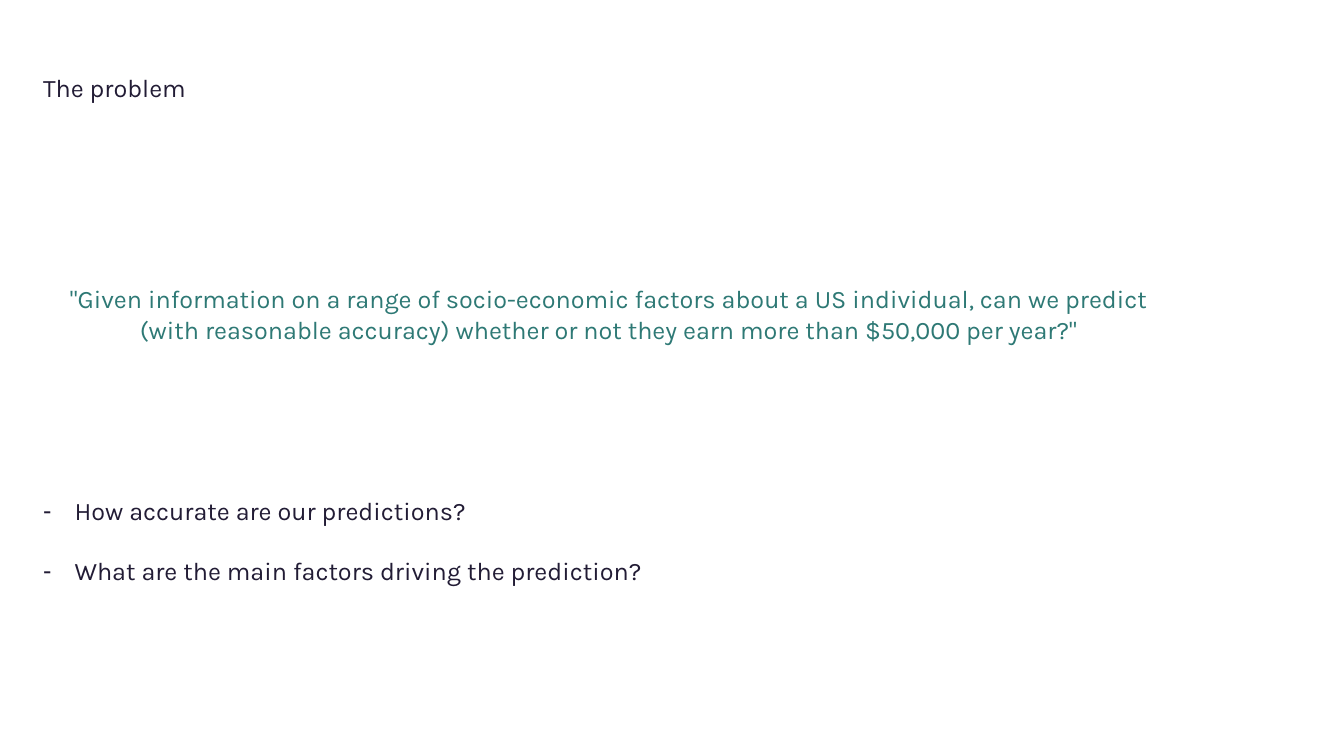
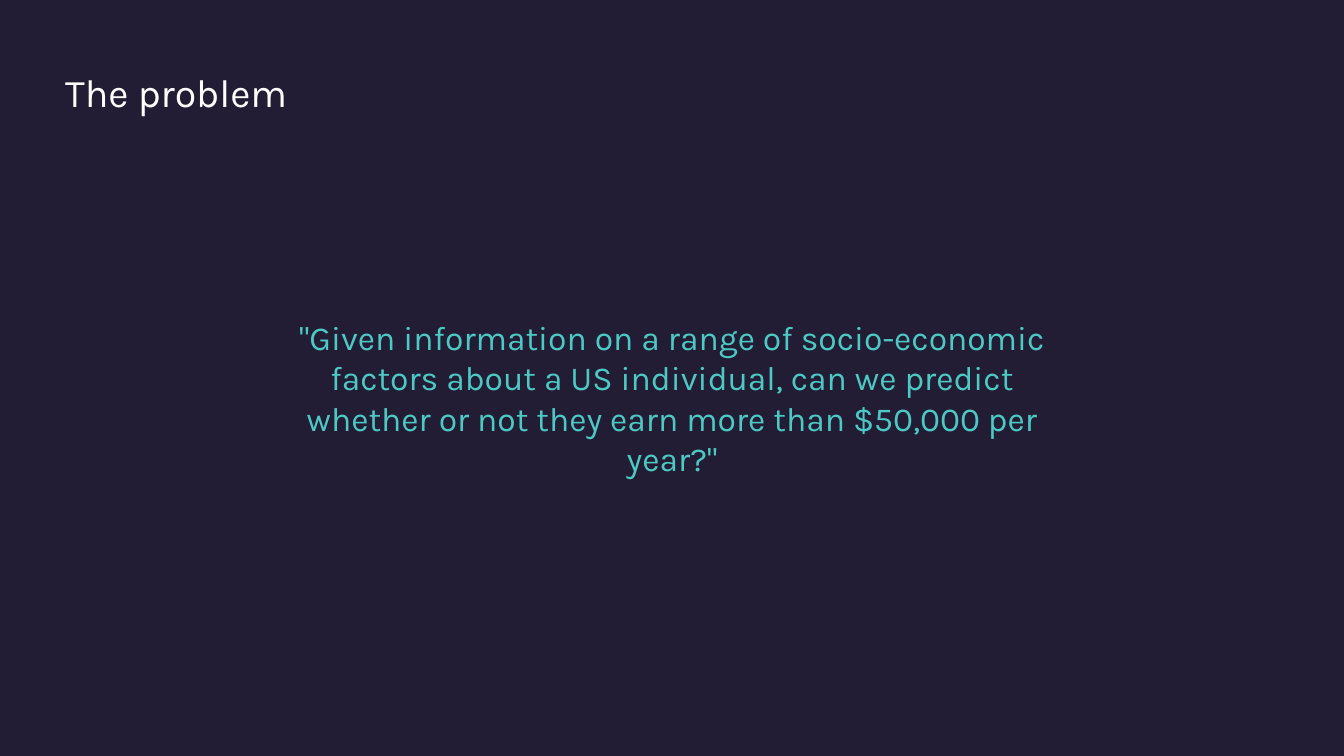
Before and after one commit to srdgaf/us_census, a slide deck: slide 3 of Census.pptx. Drawn at 1344x756 pixels with LibreOffice and Linux fonts; fonts in the diff are those of the drawing. Boxes give left, top, right and bottom in pixels: in the first picture for what was removed or moved away, otherwise in the second. Text is boxed around its words. In the diff, an @@ line names an element or a change of style, - is before the commit and + after.

```diff
--- a/Census.pptx
+++ b/Census.pptx
@@ background #FFFFFF to #221C35 @@
@@ text added at (65, 80, 287, 117), 28 pt, text #FFFFFF @@
+The problem
@@ text at (299, 327, 1045, 439): text changed; size 18 to 24 pt; text colour #2E7975 to #4DC9C3 @@
-The problem
-"Given information on a range of socio-economic factors about a US individual, can we predict
-(with reasonable accuracy) whether or not they earn more than $50,000 per year?"
-– How accurate are our predictions?
-– What are the main factors driving the prediction?
+"Given information on a range of socio-economic factors about a US individual, can we predict whether or not they earn more than $50,000 per year?"
```
Also in this commit, not shown: 7 other slides changed, 7 slides added, 7 slides removed.
